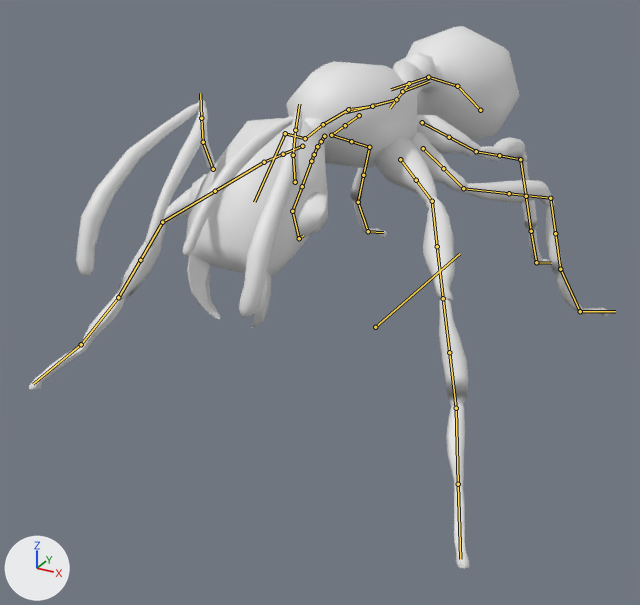
The FBX model Honey Towers/Assets/Ben/texutes/ant/ant.fbx as it was, and as the next commit left it.
One viewpoint serves both versions: a camera (50 mm lens) standing at (0.654, -1.411, 0.732) and looking at (-0.043, -0.145, 0.099). The axes (+X, +Y, +Z) are drawn at lower left. The lights are the same throughout. Both versions are drawn at frame 36 of the action 'RIG-Armature_mier|walk_ant'; the numbers are the values there. The bones that bend it are drawn over the model as lines.

The first picture shows 'mier'.
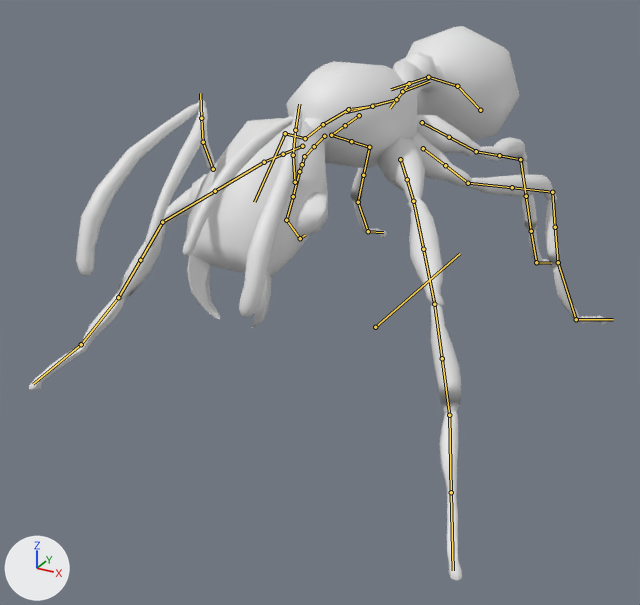
Commit message: ant animations fixed

What the commit changed:
Bone 'DEF-front_thigh.L' (bone_def_front_thigh_l) turns from (32, -3, 10) to (51, -5, 10) degrees about its own x, y and z.
Bone 'DEF-front_thigh.L' (bone_def_front_thigh_l) is rescaled from (0.99, 1.01, 0.99) to (0.97, 1.05, 0.97).
Bone 'DEF-front_shin.L' (bone_def_front_shin_l) turns from (-28, -1, 2) to (-51, -1, 2) degrees about its own x, y and z.
Bone 'DEF-front_shin.L' (bone_def_front_shin_l) is rescaled from (1.0, 1.0, 1.0) to (1.01, 0.98, 1.01).
Bone 'DEF-front_foot.L' (bone_def_front_foot_l) turns from (1, -1, -3) to (4, 0, -3) degrees about its own x, y and z.
Bone 'DEF-front_foot.L' (bone_def_front_foot_l) is rescaled from (1.0, 1.0, 1.0) to (1.01, 0.99, 1.01).
Bone 'DEF-thigh.L' (bone_def_thigh_l) turns from (-31, 0, 1) to (-17, 0, 1) degrees about its own x, y and z.
Bone 'DEF-thigh.L' (bone_def_thigh_l) is rescaled from (1.01, 0.98, 1.01) to (1.01, 0.99, 1.01).
Bone 'DEF-shin.L' (bone_def_shin_l) turns from (33, 0, 0) to (20, 0, 0) degrees about its own x, y and z.
Bone 'DEF-shin.L' (bone_def_shin_l) is rescaled from (1.0, 0.99, 1.02) to (1.0, 1.0, 1.01).
Bone 'DEF-foot.L' (bone_def_foot_l) turns from (-25, 2, 5) to (-37, 5, 5) degrees about its own x, y and z.
Bone 'DEF-toe.L' (bone_def_toe_l) turns from (15, 1, -7) to (9, 1, -6) degrees about its own x, y and z.
Bone 'DEF-toe.L.001' (bone_def_toe_l_001) turns from (8, 3, -3) to (24, 8, -6) degrees about its own x, y and z.
Bone 'DEF-thigh.R' (bone_def_thigh_r) turns from (12, 0, -4) to (-8, 0, -4) degrees about its own x, y and z.
Bone 'DEF-thigh.R' (bone_def_thigh_r) is rescaled from (0.98, 1.03, 0.98) to (1.0, 1.0, 1.0).
Bone 'DEF-shin.R' (bone_def_shin_r) turns from (-18, 0, 0) to (1, 1, 0) degrees about its own x, y and z.
Bone 'DEF-shin.R' (bone_def_shin_r) is rescaled from (1.01, 0.98, 1.01) to (1.0, 1.0, 1.0).
Bone 'DEF-foot.R' (bone_def_foot_r) turns from (-7, -6, 7) to (1, -7, 6) degrees about its own x, y and z.
Bone 'DEF-foot.R.001' (bone_def_foot_r_001) turns from (0, 4, 0) to (0, 5, 0) degrees about its own x, y and z.
Bone 'DEF-toe.R' (bone_def_toe_r) turns from (13, 4, 0) to (17, 5, 1) degrees about its own x, y and z.
Bone 'DEF-toe.R.001' (bone_def_toe_r_001) turns from (0, 0, 0) to (-10, 3, -5) degrees about its own x, y and z.

Location of each change, [x1, y1, x2, y2] in pixels of the pictures (640 x 605 px):
'mier', posed
    before: [29, 26, 611, 569]
    after: [29, 26, 608, 580]
bone 'DEF-front_thigh.L', root to tip
    before: (400, 159) to (416, 180)
    after: (400, 159) to (407, 179)
bone 'DEF-front_shin.L', root to tip
    before: (432, 201) to (437, 246)
    after: (413, 201) to (423, 249)
bone 'DEF-front_foot.L', root to tip
    before: (443, 298) to (449, 352)
    after: (434, 304) to (442, 358)
bone 'DEF-thigh.L', root to tip
    before: (423, 148) to (443, 168)
    after: (423, 148) to (445, 165)
bone 'DEF-shin.L', root to tip
    before: (463, 188) to (509, 193)
    after: (468, 183) to (512, 187)
bone 'DEF-foot.L', root to tip
    before: (550, 198) to (555, 233)
    after: (552, 192) to (555, 227)
bone 'DEF-toe.L', root to tip
    before: (560, 269) to (580, 311)
    after: (558, 262) to (576, 319)
bone 'DEF-toe.L.001', root to tip
    before: (580, 311) to (615, 311)
    after: (576, 319) to (613, 319)
bone 'DEF-thigh.R', root to tip
    before: (324, 136) to (321, 141)
    after: (324, 136) to (314, 146)
bone 'DEF-shin.R', root to tip
    before: (317, 146) to (314, 154)
    after: (304, 156) to (302, 164)
bone 'DEF-foot.R', root to tip
    before: (311, 161) to (302, 186)
    after: (299, 171) to (293, 196)
bone 'DEF-foot.R.001', root to tip
    before: (302, 186) to (292, 211)
    after: (293, 196) to (286, 220)
bone 'DEF-toe.R', root to tip
    before: (292, 211) to (299, 238)
    after: (286, 220) to (300, 238)
bone 'DEF-toe.R.001', root to tip
    before: (299, 238) to (303, 235)
    after: (300, 238) to (305, 235)
